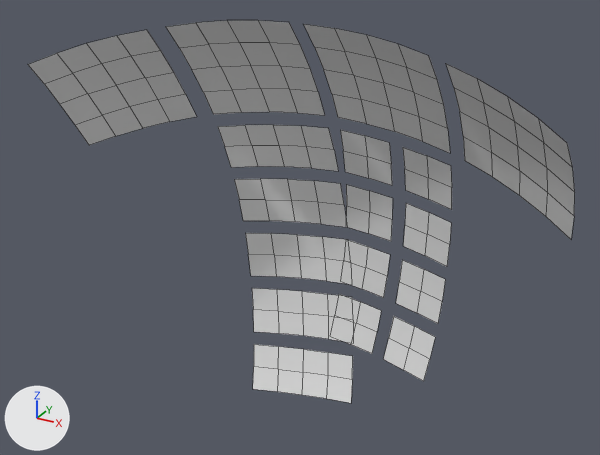
Before and after pictures for a commit that changed the Blender file work/blender/icons-baked.blend.
One viewpoint serves both versions: a 50 mm lens placed at (0.848, -0.794, 0.991), pointed at (-0.031, 0.803, 0.192). Every picture has the same lights, and +X, +Y and +Z are marked at lower left. Mesh edges are drawn as thin lines.

The scene before the commit, as lines of its bpy script (objects in view):
```python
ob_l0 = bpy.data.objects.new('L0', me_plane_132)
ob_l0.location = (0.0, 0.0, 0.0)
ob_l1 = bpy.data.objects.new('L1', me_plane_133)
ob_l1.location = (0.0, 0.0, 0.0)
ob_l3 = bpy.data.objects.new('L3', me_plane_130)
ob_l3.location = (0.0, 0.0, 0.0)
ob_m0 = bpy.data.objects.new('M0', me_plane_131)
ob_m0.location = (0.0, 0.0, 0.0)
ob_m1 = bpy.data.objects.new('M1', me_plane_134)
ob_m1.location = (0.0, 0.0, 0.0)
ob_m2 = bpy.data.objects.new('M2', me_plane_135)
ob_m2.location = (0.0, 0.0, 0.0)
ob_m3 = bpy.data.objects.new('M3', me_plane_136)
ob_m3.location = (0.0, 0.0, 0.0)
ob_m4 = bpy.data.objects.new('M4', me_plane_137)
ob_m4.location = (0.0, 0.0, 0.0)
ob_s5 = bpy.data.objects.new('S5', me_plane_112)
ob_s5.location = (0.0, 0.0, 0.0)
# also in view: 'S0' at (0.08, 0.93, 0.347); 'L2' at (0.166, 0.79, 0.553); 'S3' at (0.039, 0.984, -0.145); 'S1' at (0.071, 0.976, 0.187); 'S7' at (0.202, 0.962, -0.161)
```
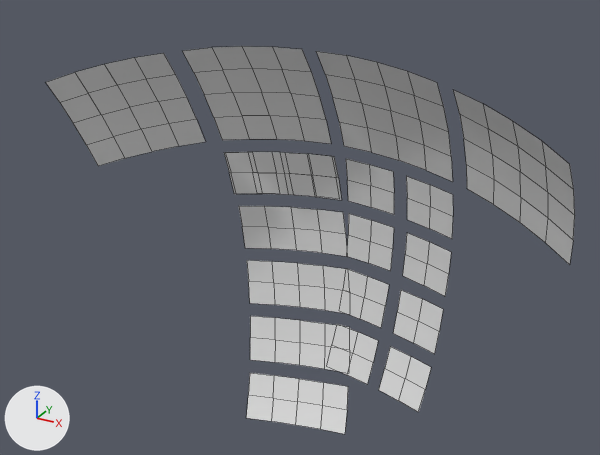
Boxes [x1, y1, x2, y2] around the edits, measured in the pictures (600 x 455 px):
'L0', mesh turned
    before: [28, 30, 197, 145]
    after: [46, 53, 205, 166]
'L1', mesh turned
    before: [166, 20, 325, 116]
    after: [183, 46, 331, 144]
'L2', mesh turned
    before: [304, 24, 450, 153]
    after: [316, 51, 453, 182]
'L3', mesh turned
    before: [446, 64, 575, 239]
    after: [453, 90, 575, 265]
'M4', mesh turned
    before: [253, 344, 353, 403]
    after: [246, 373, 348, 434]
'M1', mesh turned
    before: [234, 179, 347, 227]
    after: [239, 206, 347, 256]
'M3', mesh turned
    before: [246, 233, 350, 284]
    after: [247, 260, 349, 314]
'M2', mesh turned
    before: [252, 288, 353, 343]
    after: [250, 316, 350, 373]
'M0', mesh turned
    before: [218, 125, 338, 171]
    after: [226, 152, 342, 200]
'S7', mesh turned
    before: [383, 316, 435, 381]
    after: [379, 346, 431, 412]
'S6', mesh turned
    before: [396, 260, 445, 324]
    after: [393, 290, 443, 354]
'S5', mesh turned
    before: [403, 203, 451, 266]
    after: [403, 233, 451, 296]
'S4', mesh turned
    before: [403, 147, 452, 210]
    after: [406, 176, 453, 239]
'S0', mesh turned
    before: [340, 130, 392, 185]
    after: [346, 159, 394, 215]
'S1', mesh turned
    before: [346, 185, 393, 241]
    after: [347, 214, 394, 271]
'S2', mesh turned
    before: [345, 239, 390, 298]
    after: [344, 269, 389, 328]
'S3', mesh turned
    before: [336, 294, 381, 354]
    after: [333, 324, 378, 384]
'S10', added
    after: [224, 152, 268, 194]
'S11', added
    after: [299, 153, 337, 183]

What changed in the scene script:
```text
Change me_plane_137:
    where me_plane_137.from_pydata(...)  # 15 vertices, 8 faces; spans x -0.25..0.059, y 0.891..0.97, z -0.389..-0.238
    me_plane_137 part 1: the whole mesh is turned -5 degrees about the x axis through the mesh origin
Change me_plane_136:
    where me_plane_136.from_pydata(...)  # 15 vertices, 8 faces; spans x -0.285..0.019, y 0.956..1.0, z -0.066..0.091
    me_plane_136 part 2: the whole mesh is turned -5 degrees about the x axis through the mesh origin
Change me_plane_135:
    where me_plane_135.from_pydata(...)  # 15 vertices, 8 faces; spans x -0.269..0.037, y 0.939..0.997, z -0.23..-0.075
    me_plane_135 part 3: the whole mesh is turned -5 degrees about the x axis through the mesh origin
Change me_plane_134:
    where me_plane_134.from_pydata(...)  # 15 vertices, 8 faces; spans x -0.297..0.004, y 0.927..0.991, z 0.1..0.255
    me_plane_134 part 4: the whole mesh is turned -5 degrees about the x axis through the mesh origin
Change me_plane_133:
    where me_plane_133.from_pydata(...)  # 25 vertices, 16 faces; spans x -0.307..-0.014, y 0.687..0.894, z 0.42..0.688
    me_plane_133 part 5: the whole mesh is turned -5 degrees about the x axis through the mesh origin
Change me_plane_132:
    where me_plane_132.from_pydata(...)  # 25 vertices, 16 faces; spans x -0.61..-0.346, y 0.558..0.843, z 0.33..0.652
    me_plane_132 part 6: the whole mesh is turned -5 degrees about the x axis through the mesh origin
Change me_plane_131:
    where me_plane_131.from_pydata(...)  # 15 vertices, 8 faces; spans x -0.304..-0.007, y 0.871..0.957, z 0.263..0.412
    me_plane_131 part 7: the whole mesh is turned -5 degrees about the x axis through the mesh origin
Change me_plane_130:
    where me_plane_130.from_pydata(...)  # 25 vertices, 16 faces; spans x 0.346..0.61, y 0.558..0.843, z 0.33..0.652
    me_plane_130 part 8: the whole mesh is turned -5 degrees about the x axis through the mesh origin
Change me_plane_117:
    where me_plane_117.from_pydata(...)  # 9 vertices, 4 faces; spans x -0.0138..0.1278, y 0.9888..0.9996, z -0.0503..0.0917
    me_plane_117 part 9: the whole mesh is turned -5 degrees about the x axis through the mesh origin
Change me_plane_116:
    where me_plane_116.from_pydata(...)  # 9 vertices, 4 faces; spans x 0.1515..0.2885, y 0.9555..0.9874, z -0.0656..0.0751
    me_plane_116 part 10: the whole mesh is turned -5 degrees about the x axis through the mesh origin
Change me_plane_115:
    where me_plane_115.from_pydata(...)  # 9 vertices, 4 faces; spans x 0.1316..0.2733, y 0.9385..0.9849, z -0.2306..-0.0917
    me_plane_115 part 11: the whole mesh is turned -5 degrees about the x axis through the mesh origin
Change me_plane_114:
    where me_plane_114.from_pydata(...)  # 9 vertices, 4 faces; spans x -0.0319..0.1108, y 0.9718..0.9971, z -0.2155..-0.0749
    me_plane_114 part 12: the whole mesh is turned -5 degrees about the x axis through the mesh origin
Change me_plane_113:
    where me_plane_113.from_pydata(...)  # 9 vertices, 4 faces; spans x 0.0022..0.1391, y 0.9595..0.9918, z 0.1187..0.2551
    me_plane_113 part 13: the whole mesh is turned -5 degrees about the x axis through the mesh origin
Change me_plane_112:
    where me_plane_112.from_pydata(...)  # 9 vertices, 4 faces; spans x 0.166..0.3013, y 0.9263..0.9795, z 0.1..0.2419
    me_plane_112 part 14: the whole mesh is turned -5 degrees about the x axis through the mesh origin
Change me_plane_111:
    where me_plane_111.from_pydata(...)  # 9 vertices, 4 faces; spans x 0.178..0.308, y 0.8704..0.9439, z 0.2632..0.3996
    me_plane_111 part 15: the whole mesh is turned -5 degrees about the x axis through the mesh origin
Change me_plane_110:
    where me_plane_110.from_pydata(...)  # 9 vertices, 4 faces; spans x 0.0124..0.1476, y 0.9033..0.9566, z 0.282..0.4126
    me_plane_110 part 16: the whole mesh is turned -5 degrees about the x axis through the mesh origin
Change me_plane_105:
    where me_plane_105.from_pydata(...)  # 25 vertices, 16 faces; spans x 0.02..0.313, y 0.686..0.894, z 0.419..0.687
    me_plane_105 part 17: the whole mesh is turned -5 degrees about the x axis through the mesh origin
Add me_plane_000:
    me_plane_000.from_pydata([(-0.1825, 0.9299, 0.3197), (-0.308, 0.9006, 0.307), (-0.178, 0.9646, 0.1951), (-0.3034, 0.9354, 0.1823), (-0.1806, 0.9491, 0.2579), (-0.2457, 0.917, 0.314), (-0.3063, 0.9198, 0.2451), (-0.2412, 0.9518, 0.1891), (-0.244, 0.9364, 0.2521)], [], [(8, 6, 3, 7), (4, 8, 7, 2), (0, 5, 8, 4), (5, 1, 6, 8)])
Add me_plane_001:
    me_plane_001.from_pydata([(-0.0187, 0.9433, 0.3316), (-0.1476, 0.935, 0.3227), (-0.0124, 0.9783, 0.2071), (-0.1413, 0.97, 0.1982), (-0.0156, 0.9627, 0.2699), (-0.0833, 0.941, 0.3278), (-0.1447, 0.9544, 0.261), (-0.077, 0.9761, 0.2031), (-0.0803, 0.9606, 0.266)], [], [(8, 6, 3, 7), (4, 8, 7, 2), (0, 5, 8, 4), (5, 1, 6, 8)])
Add ob_s10:
    ob_s10 = bpy.data.objects.new('S10', me_plane_000)
    ob_s10.location = (0.0, 0.0, 0.0)
Add ob_s11:
    ob_s11 = bpy.data.objects.new('S11', me_plane_001)
    ob_s11.location = (0.0, 0.0, 0.0)
```
